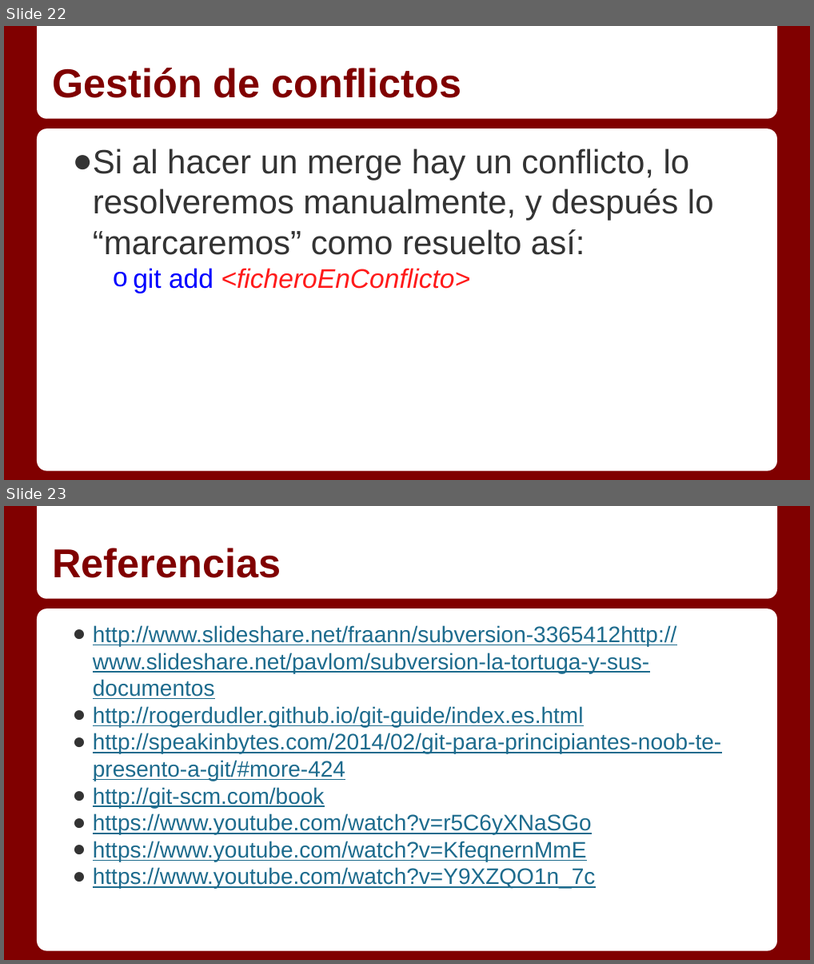
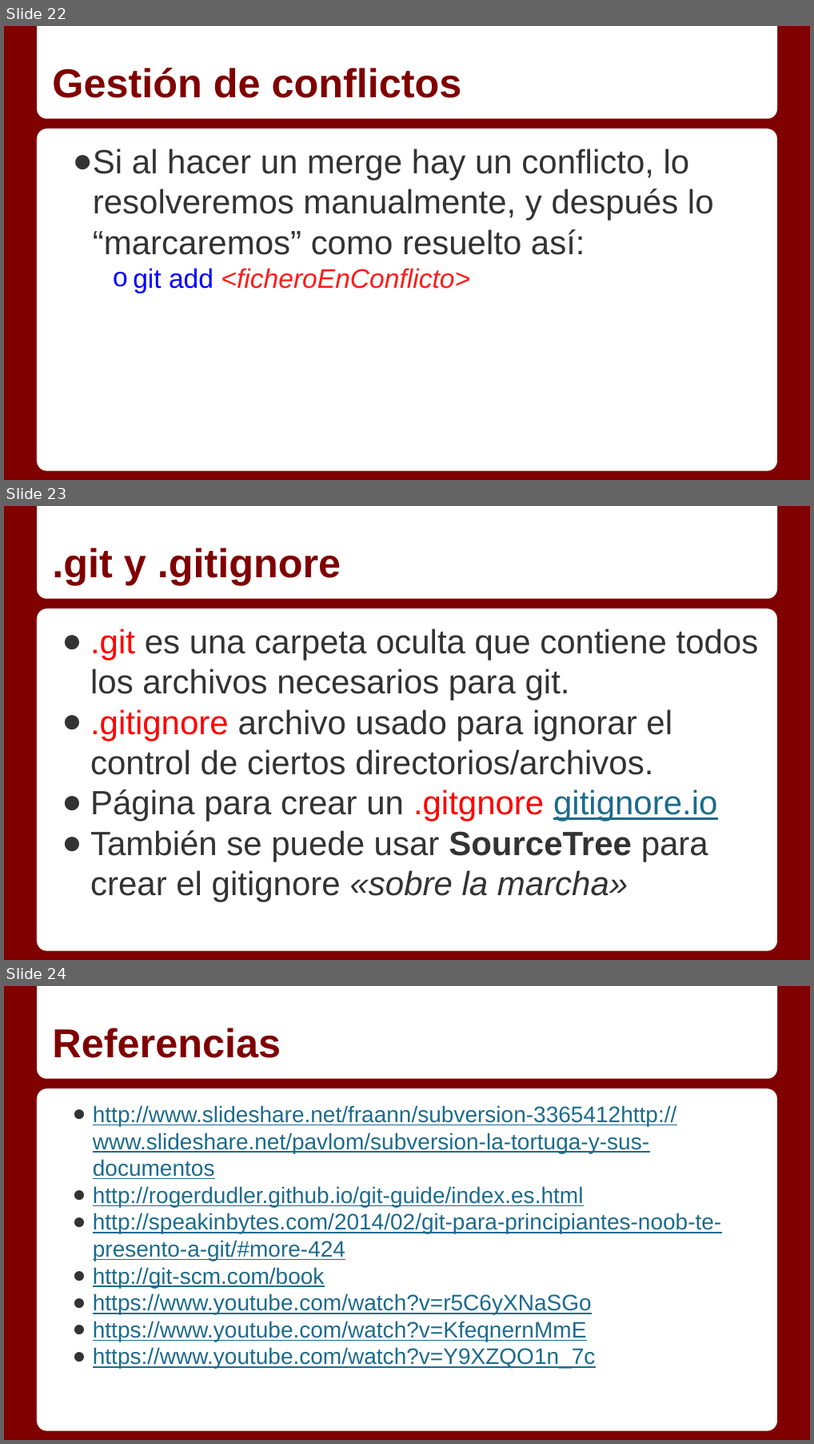
Before and after one commit to Gmuela/CursoJava, a slide deck: Git/GIT.pptx. Shown one above the other, each under a label of ours: slides 22 and 23 before the commit, slides 22, 23 and 24 after it. The pictures are 814x964 and 814x1444 pixels, drawn with LibreOffice and Linux fonts; fonts in the diff are those of the drawing. Boxes give left, top, right and bottom in pixels: in the first picture for what was removed or moved away, otherwise in the second. Text is boxed around its words. In the diff, an @@ line names an element or a change of style, - is before the commit and + after.

Commit message:
Añadido gitignore

```diff
--- a/Git/GIT.pptx
+++ b/Git/GIT.pptx
@@ slide 23 added at (x1=4, y1=506, x2=810, y2=960), background #800000; not listed: 2 template elements that a slide beside it also shows @@
@@ title added at (x1=52, y1=548, x2=341, y2=585), 36 pt, text #800000, bold @@
+.git y .gitignore
@@ text added at (x1=90, y1=628, x2=759, y2=902), 30 pt, text #333333 @@
+● .git es una carpeta oculta que contiene todos los archivos necesarios para git.
+● .gitignore archivo usado para ignorar el control de ciertos directorios/archivos.
+● Página para crear un .gitgnore gitignore.io
+● También se puede usar SourceTree para crear el gitignore «sobre la marcha»
@@ what was slide 23 is now slide 24 @@
```
Also in this commit, not shown: 1 other file.
